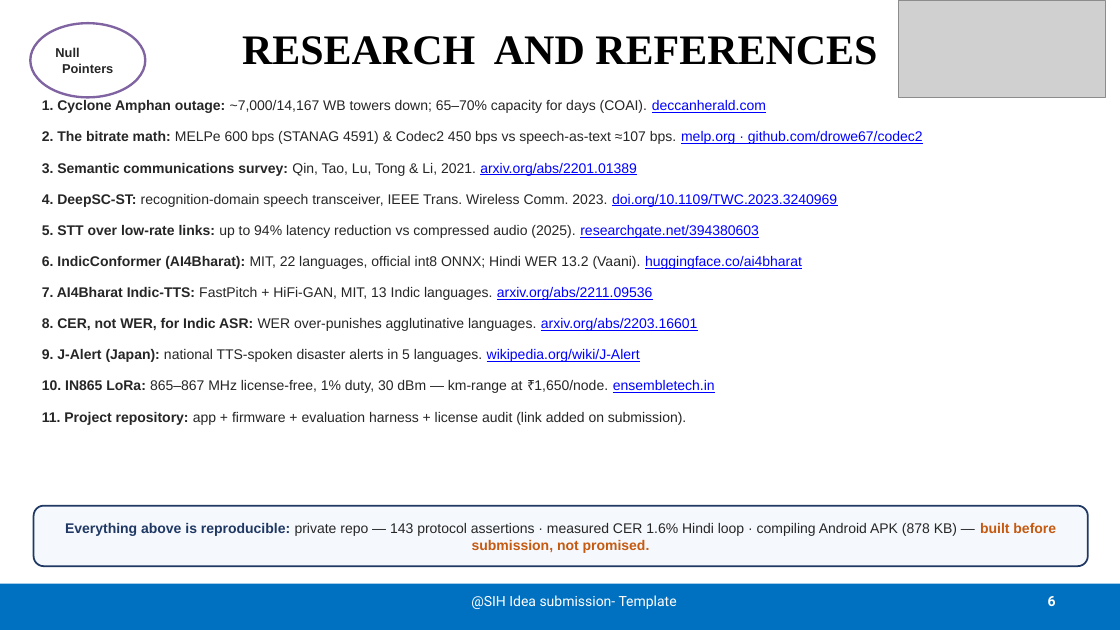
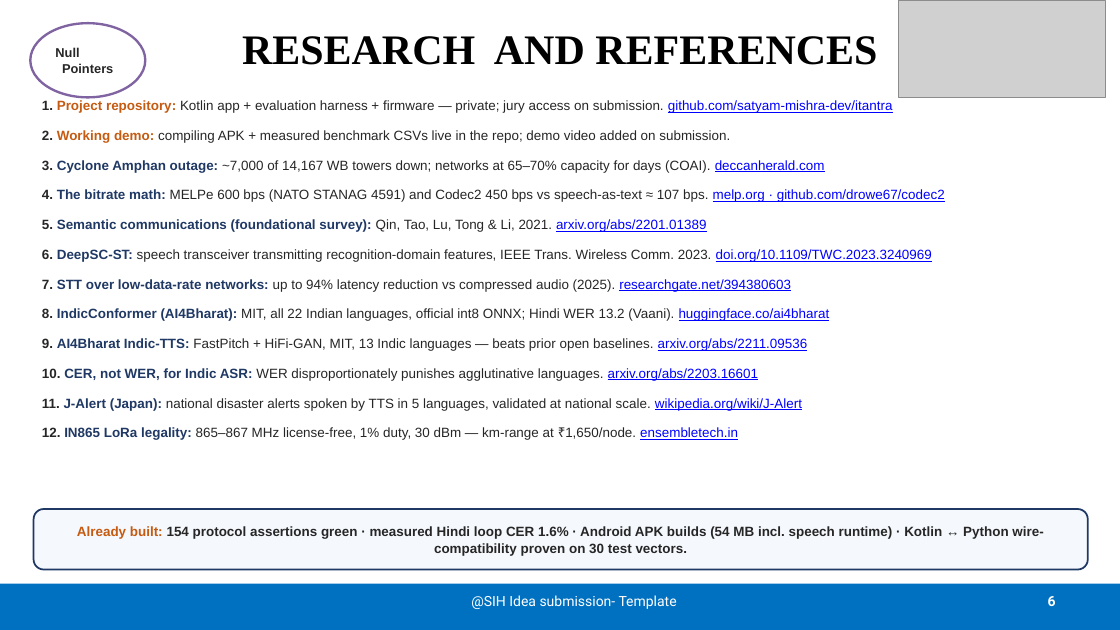
Before and after one commit to satyam-mishra-dev/itantra, a slide deck: slide 6 of docs/SIH2026-iTantra-idea-PPT.pptx. Drawn at 1120x630 pixels with LibreOffice and Linux fonts; fonts in the diff are those of the drawing; grey boxes stand for pictures. Boxes give left, top, right and bottom in pixels: in the first picture for what was removed or moved away, otherwise in the second. Text is boxed around its words. In the diff, an @@ line names an element or a change of style, - is before the commit and + after.

Commit message:
docs: idea PPT v3 — critique fixes: consistent 169x/889x, 45-byte hero, no tech-grid duplication, real repo links, uniform S1, measured v1 numbers

```diff
--- a/docs/SIH2026-iTantra-idea-PPT.pptx
+++ b/docs/SIH2026-iTantra-idea-PPT.pptx
@@ text at [42, 100, 945, 440]: text changed; size 12 to 11.5 pt @@
-1. Cyclone Amphan outage: ~7,000/14,167 WB towers down; 65–70% capacity for days (COAI). deccanherald.com
-2. The bitrate math: MELPe 600 bps (STANAG 4591) & Codec2 450 bps vs speech-as-text ≈107 bps. melp.org · github.com/drowe67/codec2
-3. Semantic communications survey: Qin, Tao, Lu, Tong & Li, 2021. arxiv.org/abs/2201.01389
-4. DeepSC-ST: recognition-domain speech transceiver, IEEE Trans. Wireless Comm. 2023. doi.org/10.1109/TWC.2023.3240969
-5. STT over low-rate links: up to 94% latency reduction vs compressed audio (2025). researchgate.net/394380603
-6. IndicConformer (AI4Bharat): MIT, 22 languages, official int8 ONNX; Hindi WER 13.2 (Vaani). huggingface.co/ai4bharat
-7. AI4Bharat Indic-TTS: FastPitch + HiFi-GAN, MIT, 13 Indic languages. arxiv.org/abs/2211.09536
-8. CER, not WER, for Indic ASR: WER over-punishes agglutinative languages. arxiv.org/abs/2203.16601
-9. J-Alert (Japan): national TTS-spoken disaster alerts in 5 languages. wikipedia.org/wiki/J-Alert
-10. IN865 LoRa: 865–867 MHz license-free, 1% duty, 30 dBm — km-range at ₹1,650/node. ensembletech.in
-11. Project repository: app + firmware + evaluation harness + license audit (link added on submission).
+1. Project repository: Kotlin app + evaluation harness + firmware — private; jury access on submission. github.com/satyam-mishra-dev/itantra
+2. Working demo: compiling APK + measured benchmark CSVs live in the repo; demo video added on submission.
+3. Cyclone Amphan outage: ~7,000 of 14,167 WB towers down; networks at 65–70% capacity for days (COAI). deccanherald.com
+4. The bitrate math: MELPe 600 bps (NATO STANAG 4591) and Codec2 450 bps vs speech-as-text ≈ 107 bps. melp.org · github.com/drowe67/codec2
+5. Semantic communications (foundational survey): Qin, Tao, Lu, Tong & Li, 2021. arxiv.org/abs/2201.01389
+6. DeepSC-ST: speech transceiver transmitting recognition-domain features, IEEE Trans. Wireless Comm. 2023. doi.org/10.1109/TWC.2023.3240969
+7. STT over low-data-rate networks: up to 94% latency reduction vs compressed audio (2025). researchgate.net/394380603
+8. IndicConformer (AI4Bharat): MIT, all 22 Indian languages, official int8 ONNX; Hindi WER 13.2 (Vaani). huggingface.co/ai4bharat
+9. AI4Bharat Indic-TTS: FastPitch + HiFi-GAN, MIT, 13 Indic languages — beats prior open baselines. arxiv.org/abs/2211.09536
+10. CER, not WER, for Indic ASR: WER disproportionately punishes agglutinative languages. arxiv.org/abs/2203.16601
+11. J-Alert (Japan): national disaster alerts spoken by TTS in 5 languages, validated at national scale. wikipedia.org/wiki/J-Alert
+12. IN865 LoRa legality: 865–867 MHz license-free, 1% duty, 30 dBm — km-range at ₹1,650/node. ensembletech.in
@@ rounded rectangle "Already built: 154 protocol assertions ...": place and size @@
-rounded rectangle "Already built: 154 protocol assertions ..." at [34, 506, 1088, 566]
+rounded rectangle "Already built: 154 protocol assertions ..." at [34, 509, 1088, 570]
@@ text in rounded rectangle at [77, 526, 1043, 556]: text changed; size 12 to 11.5 pt; bold on @@
-Everything above is reproducible: private repo — 143 protocol assertions · measured CER 1.6% Hindi loop · compiling Android APK (878 KB) — built before submission, not promised.
+Already built: 154 protocol assertions green · measured Hindi loop CER 1.6% · Android APK builds (54 MB incl. speech runtime) · Kotlin ↔ Python wire-compatibility proven on 30 test vectors.
```
Also in this commit, not shown: 5 other slides changed, 1 other file.
